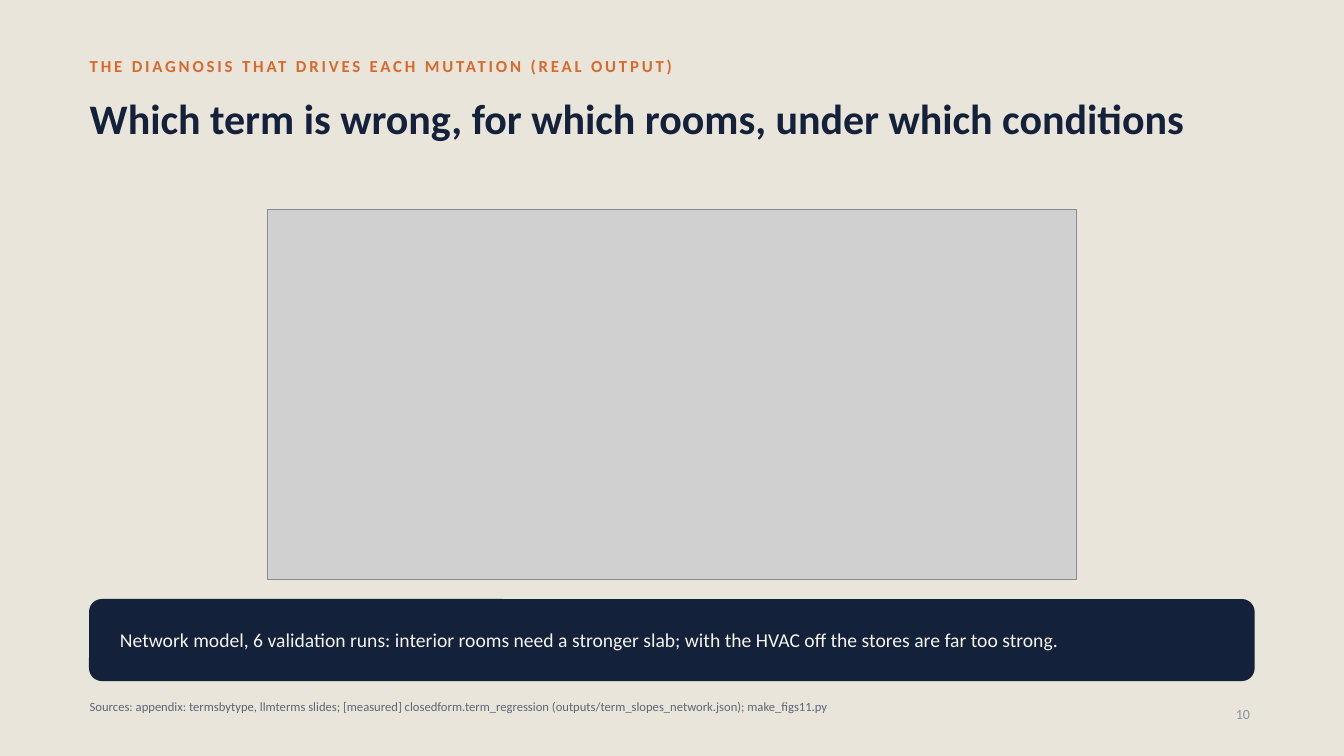
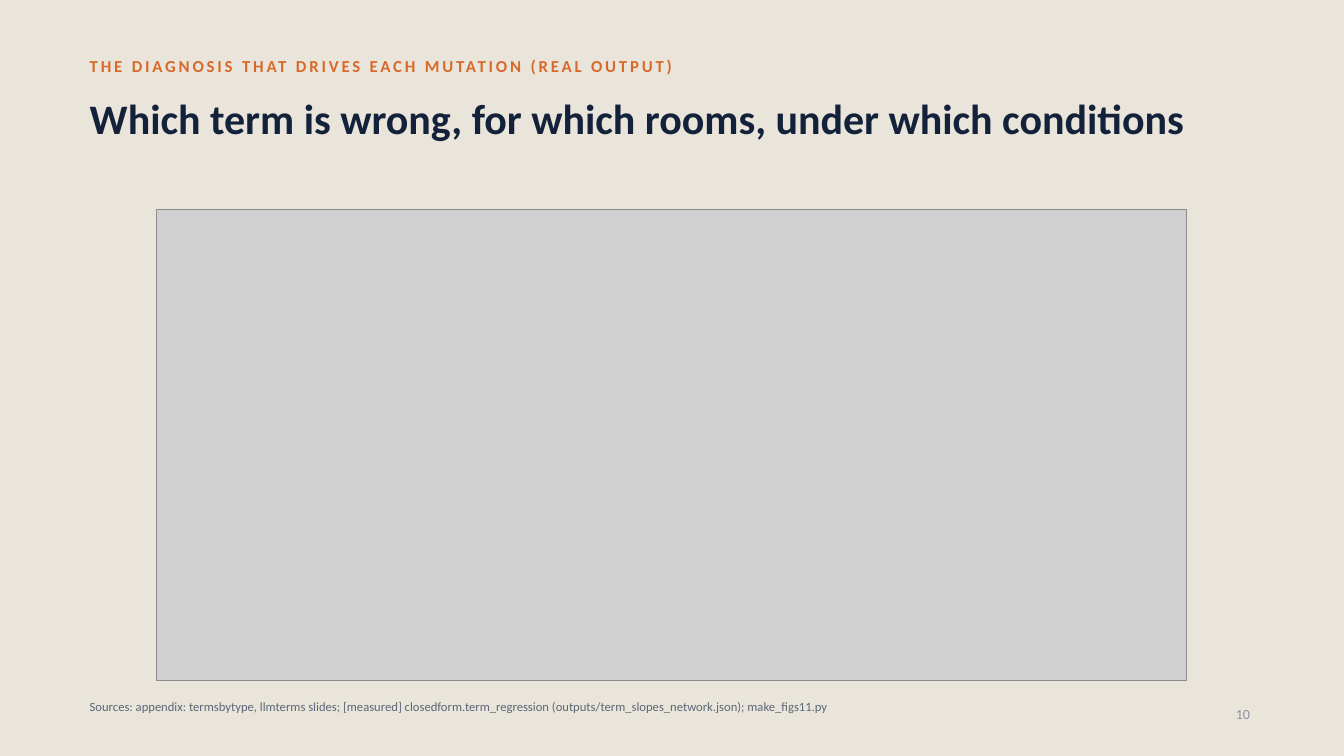
Before and after one commit to srivathsanb14/working-code, a slide deck: slide 10 of docs/One_Controller_for_Every_Building_meeting.pptx. Drawn at 1344x756 pixels with LibreOffice and Linux fonts; fonts in the diff are those of the drawing; grey boxes stand for pictures. Boxes give left, top, right and bottom in pixels: in the first picture for what was removed or moved away, otherwise in the second. Text is boxed around its words. In the diff, an @@ line names an element or a change of style, - is before the commit and + after.

```diff
--- a/docs/One_Controller_for_Every_Building_meeting.pptx
+++ b/docs/One_Controller_for_Every_Building_meeting.pptx
@@ picture: place and size @@
-picture at [267, 210, 1077, 580]
+picture at [157, 210, 1188, 681]
@@ rounded rectangle removed at [90, 600, 1254, 681] @@
@@ text removed at [120, 633, 1057, 651] @@
-Network model, 6 validation runs: interior rooms need a stronger slab; with the HVAC off the stores are far too strong.
```
Also in this commit, not shown: 25 other slides changed, 1 slide added, 3 slides removed, 50 other files.
